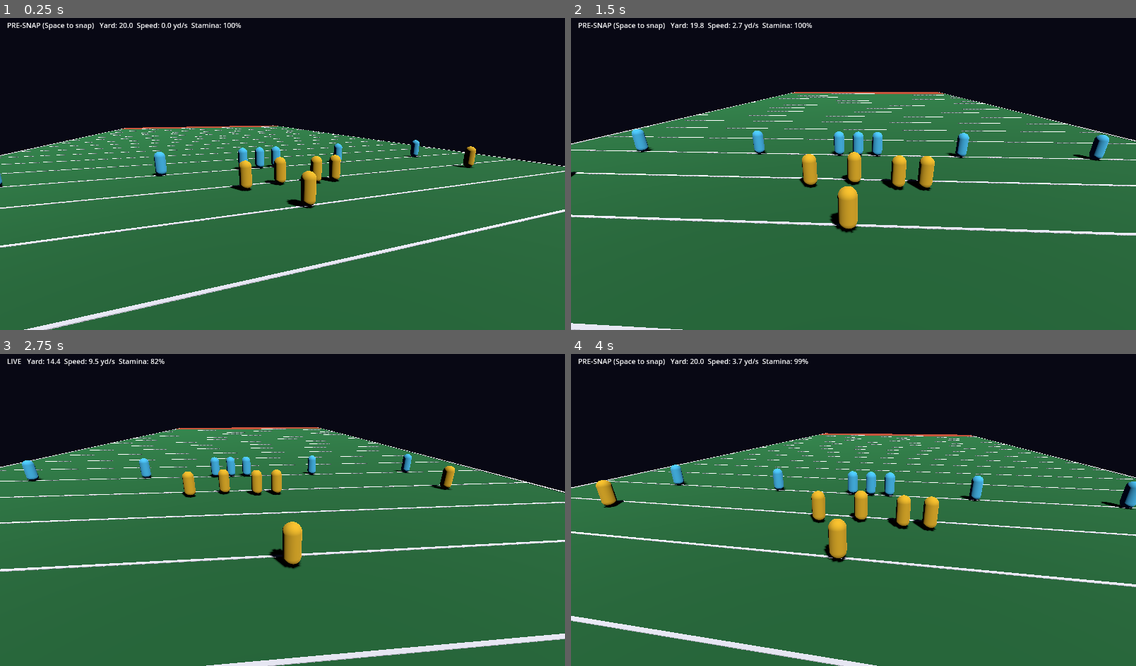
Above: before the commit, frames 1-4 (two rows, left to right).
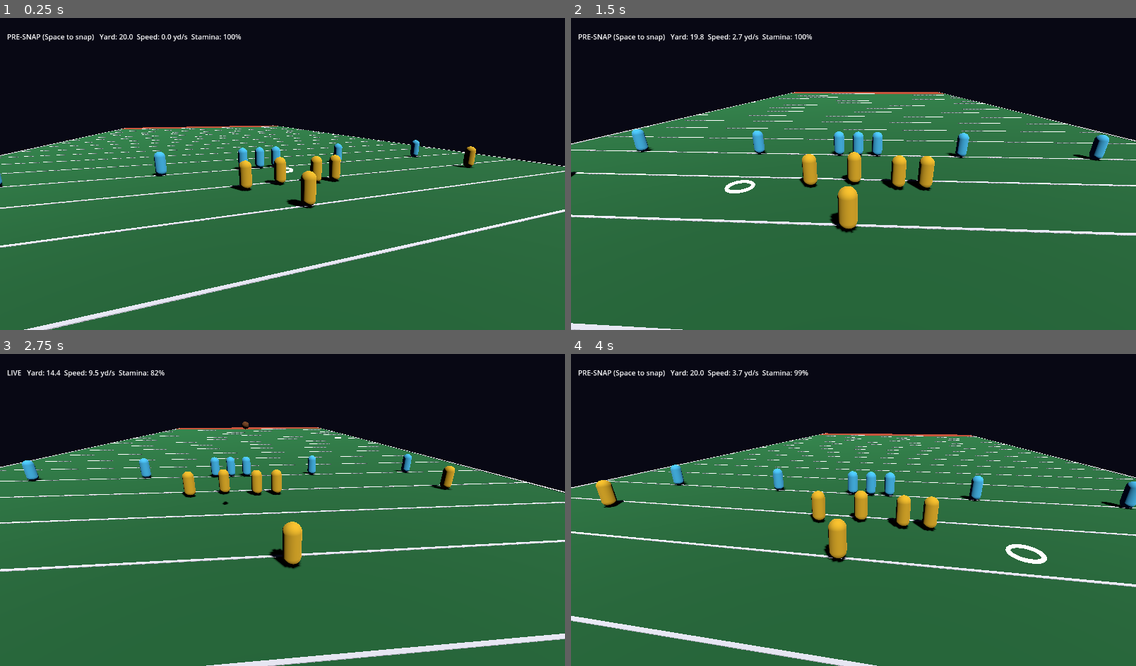
Above: after the commit, the same moments.

Repository: ZeratulAuditore/CraterBowl
Game: Godot game, scene res://scenes/main.tscn
The game is run twice, just before and just after one commit, with the same random seed, the same clock (stepped at 60 frames per second) and the same inputs.
Inputs (mouse positions are in pixels of both pictures, inside the frame that each line leads up to):
- Up to frame 1 (0.25 s): no input
- Up to frame 2 (1.5 s): tap Enter at 0.5 s; move the mouse to (977, 155) at 0.52 s; hold D 0.53-1.28 s; tap J at 0.6 s; click (977, 155) at 0.67 s; tap Space at 0.77, 1.07 s; tap R at 0.8, 1.35 s; move the mouse to (740, 186) at 1.27 s; hold S from 1.28 s (still down); click (740, 186) at 1.42 s
- Up to frame 3 (2.75 s): tap Space at 1.52, 1.82, 2.3 s; tap Shift at 1.55 s; move the mouse to (339, 438) at 2.02 s; release S at 2.03 s; hold D from 2.03 s (still down); hold Shift from 2.03 s (still down); click (339, 438) at 2.17 s
- Up to frame 4 (4 s): move the mouse to (825, 572) at 2.77 s; release D at 2.78 s; release Shift at 2.78 s; hold W 2.78-3.53 s; tap Space at 2.85, 3.02, 3.32, 3.77 s; click (825, 572) at 2.92 s; tap J at 3.05, 3.6 s; move the mouse to (1023, 553) at 3.52 s; hold A from 3.53 s (still down); click (1023, 553) at 3.67 s; tap R at 3.8 s

The runs differ from the first frame. In frame 1, 0.8% of the frame differs, in the area x 1-52%, y 1-50%; in frame 2, 0.9%; in frame 3, 0.5%; in frame 4, 0.9%, in the area x 1-85%, y 1-68%.

Commit message:
iter 003: A03 precision physics passing + scripted game-flow smoke
Co-Authored-By: Claude Opus 5.5 <noreply@anthropic.com>

Diff:
--- a/src/game/main.gd
+++ b/src/game/main.gd
@@ -5,6 +5,9 @@
 const World := preload("res://src/sim/world.gd")
 const Athlete := preload("res://src/sim/athlete.gd")
 const PlayerNode := preload("res://src/game/player.gd")
+const Passing := preload("res://src/sim/passing.gd")
+const T := preload("res://src/sim/tuning.gd")
+const ARC_DOTS := 24
 
 const TEAM_COLORS := [Color(0.95, 0.75, 0.15), Color(0.3, 0.8, 0.95)]
 
@@ -15,6 +18,11 @@
 var views: Array = []
 var player: Node3D  # view of the controlled athlete
 var ball_view: MeshInstance3D
+var reticle: MeshInstance3D
+var arc_dots: Array = []
+var charging := false
+var charge := 0.0
+var aim_point := Vector2(26, 45)
 var camera: Camera3D
 var hud: Label
 
@@ -25,6 +33,7 @@
 	_build_environment()
 	_build_field()
 	_spawn_teams()
+	_build_aim_visuals()
 	world.setup_formation(25.0)
 	for v in views:
 		v.sync()
@@ -67,6 +76,76 @@
 	ball_view.scale = Vector3(1, 1, 1.7)
 	add_child(ball_view)
 
+func _build_aim_visuals() -> void:
+	reticle = MeshInstance3D.new()
+	reticle.name = "Reticle"
+	var tm := TorusMesh.new()
+	tm.inner_radius = 0.6
+	tm.outer_radius = 0.8
+	var rm := StandardMaterial3D.new()
+	rm.albedo_color = Color(1, 1, 1, 0.8)
+	rm.shading_mode = BaseMaterial3D.SHADING_MODE_UNSHADED
+	tm.material = rm
+	reticle.mesh = tm
+	add_child(reticle)
+	var dm := StandardMaterial3D.new()
+	dm.albedo_color = Color(1, 0.9, 0.3)
+	dm.shading_mode = BaseMaterial3D.SHADING_MODE_UNSHADED
+	for i in ARC_DOTS:
+		var d := MeshInstance3D.new()
+		var sm := SphereMesh.new()
+		sm.radius = 0.08
+		sm.height = 0.16
+		sm.material = dm
+		d.mesh = sm
+		d.visible = false
+		add_child(d)
+		arc_dots.append(d)
+
+## Mouse ray onto the turf plane -> field coordinates.
+func _update_aim() -> void:
+	if camera == null or not is_inside_tree() or DisplayServer.get_name() == "headless":
+		return
+	var mp := get_viewport().get_mouse_position()
+	var origin := camera.project_ray_origin(mp)
+	var dir := camera.project_ray_normal(mp)
+	if absf(dir.y) < 0.0001:
+		return
+	var t := -origin.y / dir.y
+	if t > 0.0:
+		var hit := origin + dir * t
+		aim_point = Vector2(hit.x, -hit.z)
+
+func _update_arc() -> void:
+	var qb = world.get_athlete(controlled_id)
+	var show := charging and world.ball.is_held_by(controlled_id)
+	reticle.position = Vector3(aim_point.x, 0.05, -aim_point.y)
+	if not show:
+		for d in arc_dots:
+			d.visible = false
+		return
+	var from := Vector3(qb.position.x, qb.position.y, T.RELEASE_HEIGHT)
+	var v := Passing.solve_velocity(from, aim_point, charge)
+	v += Vector3(qb.velocity.x, qb.velocity.y, 0) * T.THROW_INHERIT
+	var tf := Passing.time_to_height(v, from.z, 0.0)
+	for i in ARC_DOTS:
+		var t := tf * float(i + 1) / ARC_DOTS
+		var p := from + v * t + Vector3(0, 0, -0.5 * T.GRAVITY * t * t)
+		arc_dots[i].position = Vector3(p.x, p.z, -p.y)
+		arc_dots[i].visible = true
+
+func _set_charging(on: bool) -> void:
+	if on and world.ball.is_held_by(controlled_id) and not charging:
+		charging = true
+		charge = 0.0
+	elif not on and charging:
+		charging = false
+		world.throw(controlled_id, aim_point, charge)
+
+func _unhandled_input(e: InputEvent) -> void:
+	if e is InputEventMouseButton and e.button_index == MOUSE_BUTTON_LEFT:
+		_set_charging(e.pressed)
+
 func read_input() -> Vector2:
 	var v := Vector2.ZERO
 	if Input.is_key_pressed(KEY_W): v.y += 1
@@ -75,19 +154,29 @@
 	if Input.is_key_pressed(KEY_A): v.x -= 1
 	return v
 
+func _input(e: InputEvent) -> void:
+	if e is InputEventKey and not e.pressed and e.keycode == KEY_J:
+		_set_charging(false)
+
 func _unhandled_key_input(e: InputEvent) -> void:
 	if e is InputEventKey and e.pressed and not e.echo:
 		if e.keycode == KEY_SPACE:
 			world.snap()
+		elif e.keycode == KEY_J:
+			_set_charging(true)
 		elif e.keycode == KEY_R:
 			world.setup_formation(world.los_y)
 
 func _physics_process(delta: float) -> void:
+	if charging:
+		charge = minf(1.0, charge + delta / T.THROW_CHARGE_TIME)
 	world.step({controlled_id: {"dir": read_input(), "sprint": Input.is_key_pressed(KEY_SHIFT)}}, delta)
 	for v in views:
 		v.sync()
 	var b = world.ball.position
 	ball_view.position = Vector3(b.x, b.z, -b.y)
+	_update_aim()
+	_update_arc()
 
 func _process(delta: float) -> void:
 	var target := player.global_position
@@ -96,7 +185,8 @@
 	camera.look_at(target + Vector3(0, 1, -4))
 	var m = player.athlete
 	var phase_name: String = ["PRE-SNAP (Space to snap)", "LIVE", "DEAD (R to reset)"][world.phase]
-	hud.text = "%s   Yard: %.1f  Speed: %.1f yd/s  Stamina: %d%%%s" % [
+	var charge_txt := ("   THROW %d%%" % int(charge * 100)) if charging else ""
+	hud.text = charge_txt + "\n" + "%s   Yard: %.1f  Speed: %.1f yd/s  Stamina: %d%%%s" % [
 		phase_name, m.position.y, m.speed(), int(m.stamina * 100), "  (WINDED)" if m.sprint_locked else ""]
 
 func _build_environment() -> void:
--- /dev/null
+++ b/src/sim/passing.gd
@@ -0,0 +1,58 @@
+extends RefCounted
+## Ballistic pass solver. Sim space: (x, y) field, z height. Units yards/s.
+
+const T := preload("res://src/sim/tuning.gd")
+
+static func speed_for_power(power: float) -> float:
+	return lerpf(T.THROW_SPEED_MIN, T.THROW_SPEED_MAX, clampf(power, 0.0, 1.0))
+
+## Horizontal distance at which a ball launched at (speed, angle) from h0
+## descends through height h1. Returns -1 if it never reaches h1 descending.
+static func range_at(speed: float, angle: float, h0: float, h1: float) -> float:
+	var vz := speed * sin(angle)
+	var vh := speed * cos(angle)
+	var g := T.GRAVITY
+	# h0 + vz t - g t^2 / 2 = h1  -> g/2 t^2 - vz t + (h1 - h0) = 0
+	var disc := vz * vz - 2.0 * g * (h1 - h0)
+	if disc < 0.0:
+		return -1.0
+	var t := (vz + sqrt(disc)) / g
+	return vh * t
+
+## Initial 3D velocity to send the ball from `from` (z = release height) so it
+## crosses `target` at catch height. Uses the flattest angle; if out of range,
+## throws at 45 degrees (falls short).
+static func solve_velocity(from: Vector3, target: Vector2, power: float) -> Vector3:
+	var s := speed_for_power(power)
+	var flat := Vector2(target.x - from.x, target.y - from.y)
+	var d := flat.length()
+	var dir := flat.normalized() if d > 0.001 else Vector2(0, 1)
+	var lo := deg_to_rad(-10.0)
+	var hi := deg_to_rad(45.0)
+	var angle := hi
+	if range_at(s, hi, from.z, T.CATCH_HEIGHT) >= d:
+		for i in 40:
+			var mid := (lo + hi) * 0.5
+			if range_at(s, mid, from.z, T.CATCH_HEIGHT) < d:
+				lo = mid
+			else:
+				hi = mid
+		angle = hi
+	var vh := s * cos(angle)
+	return Vector3(dir.x * vh, dir.y * vh, s * sin(angle))
+
+## Time for a ball with velocity v from height h0 to descend to h1.
+static func time_to_height(v: Vector3, h0: float, h1: float) -> float:
+	var disc := v.z * v.z - 2.0 * T.GRAVITY * (h1 - h0)
+	if disc < 0.0:
+		return 0.0
+	return (v.z + sqrt(disc)) / T.GRAVITY
+
+## Predict where a receiver moving at constant velocity will be when the ball arrives.
+static func lead_target(from: Vector3, rx_pos: Vector2, rx_vel: Vector2, power: float) -> Vector2:
+	var target := rx_pos
+	for i in 6:
+		var v := solve_velocity(from, target, power)
+		var t := time_to_height(v, from.z, T.CATCH_HEIGHT)
+		target = rx_pos + rx_vel * t
+	return target
--- a/src/sim/tuning.gd
+++ b/src/sim/tuning.gd
@@ -21,3 +21,12 @@
 # Ball
 const SNAP_TIME := 0.35        # seconds for snap flight C -> QB
 const BALL_CARRY_HEIGHT := 1.1 # yards above turf when held
+
+# Passing
+const GRAVITY := 10.73          # yd/s^2
+const RELEASE_HEIGHT := 2.0
+const CATCH_HEIGHT := 1.1
+const THROW_SPEED_MIN := 12.0
+const THROW_SPEED_MAX := 30.0
+const THROW_INHERIT := 0.3      # fraction of thrower velocity added to ball
+const THROW_CHARGE_TIME := 0.9  # seconds to full power
--- a/src/sim/world.gd
+++ b/src/sim/world.gd
@@ -7,6 +7,7 @@
 const Field := preload("res://src/sim/field.gd")
 const Athlete := preload("res://src/sim/athlete.gd")
 const Ball := preload("res://src/sim/ball.gd")
+const Passing := preload("res://src/sim/passing.gd")
 
 enum Phase { PRESNAP, LIVE, DEAD }
 
@@ -21,6 +22,8 @@
 var _snap_t := 0.0
 var _snap_from := Vector3.ZERO
 var _snap_to_id := -1
+var forward_pass_thrown := false
+var last_thrower_id := -1
 
 func add_athlete(team: int, role: int, pos: Vector2) -> Athlete:
 	var a := Athlete.new(athletes.size(), team, role, pos, field)
@@ -55,6 +58,9 @@
 		qb.position = Vector2(cx, los - 5.0)
 	if c:
 		ball.hold(c.id)
+	forward_pass_thrown = false
+	last_thrower_id = -1
+	_snap_to_id = -1
 	phase = Phase.PRESNAP
 	_sync_ball()
 
@@ -74,6 +80,25 @@
 	event.emit("snap", {"qb": qb.id})
 	return true
 
+## Throw from the holder toward target (field plane) with power 0..1.
+func throw(id: int, target: Vector2, power: float) -> bool:
+	var a := get_athlete(id)
+	if a == null or phase != Phase.LIVE or not ball.is_held_by(id):
+		return false
+	if forward_pass_thrown or a.position.y > los_y:
+		return false
+	var from := Vector3(a.position.x, a.position.y, T.RELEASE_HEIGHT)
+	var v := Passing.solve_velocity(from, target, power)
+	v += Vector3(a.velocity.x, a.velocity.y, 0.0) * T.THROW_INHERIT
+	ball.state = Ball.State.IN_FLIGHT
+	ball.holder_id = -1
+	ball.position = from
+	ball.velocity = v
+	forward_pass_thrown = true
+	last_thrower_id = id
+	event.emit("throw", {"by": id, "target": target, "power": power})
+	return true
+
 func step(inputs: Dictionary, dt: float) -> void:
 	for a in athletes:
 		var inp: Dictionary = inputs.get(a.id, {})
@@ -81,7 +106,20 @@
 		if phase == Phase.PRESNAP:
 			_enforce_neutral_zone(a)
 	_step_snap(dt)
+	_step_flight(dt)
 	_sync_ball()
+
+func _step_flight(dt: float) -> void:
+	if ball.state != Ball.State.IN_FLIGHT or _snap_to_id >= 0:
+		return
+	ball.velocity.z -= T.GRAVITY * dt
+	ball.position += ball.velocity * dt
+	if ball.position.z <= 0.0:
+		ball.position.z = 0.0
+		ball.velocity = Vector3.ZERO
+		ball.state = Ball.State.DEAD
+		phase = Phase.DEAD
+		event.emit("incomplete", {"at": Vector2(ball.position.x, ball.position.y)})
 
 func _enforce_neutral_zone(a: Athlete) -> void:
 	if a.team == offense_team:
--- /dev/null
+++ b/tests/game_flow.gd
@@ -0,0 +1,37 @@
+extends SceneTree
+## Scripted end-to-end flow through the real main scene (presentation glue).
+## Each step: [physics frame @60Hz, callable]. Exits 1 on failed check.
+
+var main
+var frame := 0
+var ok := true
+var steps: Array = []
+
+func check(cond: bool, msg: String) -> void:
+	print(("  FLOW OK   " if cond else "  FLOW FAIL ") + msg)
+	if not cond:
+		ok = false
+
+func _initialize() -> void:
+	main = load("res://scenes/main.tscn").instantiate()
+	root.add_child(main)
+	steps = [
+		[5, func(): check(main.world.phase == main.World.Phase.PRESNAP, "starts presnap")],
+		[6, func(): check(main.world.snap(), "snap")],
+		[40, func(): check(main.world.ball.is_held_by(main.controlled_id), "QB has ball")],
+		[41, func(): main.aim_point = Vector2(40, 45); main._set_charging(true)],
+		[80, func(): check(main.charge > 0.3, "charge builds (%.2f)" % main.charge); check(main.arc_dots[0].visible, "arc preview shown")],
+		[81, func(): main._set_charging(false)],
+		[82, func(): check(main.world.forward_pass_thrown, "pass thrown")],
+		[400, func(): check(main.world.phase == main.World.Phase.DEAD, "incomplete ends play")],
+	]
+
+func _physics_process(_dt: float) -> bool:
+	frame += 1
+	for s in steps:
+		if s[0] == frame:
+			s[1].call()
+	if frame > steps[-1][0]:
+		print("GAME FLOW " + ("PASS" if ok else "FAIL"))
+		quit(0 if ok else 1)
+	return false
--- /dev/null
+++ b/tests/test_passing.gd
@@ -0,0 +1,109 @@
+extends "res://tests/test_case.gd"
+
+const World := preload("res://src/sim/world.gd")
+const Athlete := preload("res://src/sim/athlete.gd")
+const Ball := preload("res://src/sim/ball.gd")
+const Passing := preload("res://src/sim/passing.gd")
+const T := preload("res://src/sim/tuning.gd")
+const DT := 1.0 / 120.0
+
+var events: Array = []
+
+func _world() -> World:
+	var w := World.new()
+	w.add_athlete(0, Athlete.Role.C, Vector2(26, 20))
+	w.add_athlete(0, Athlete.Role.QB, Vector2(26, 15))
+	w.setup_formation(25.0)
+	w.event.connect(func(n, d): events.append(n))
+	w.snap()
+	_run(w, {}, 0.5)
+	return w
+
+func _run(w, inputs: Dictionary, seconds: float) -> void:
+	for i in int(round(seconds / DT)):
+		w.step(inputs, DT)
+
+## Simulate ball until it descends through catch height; return xy there.
+func _crossing(w) -> Vector2:
+	var prev: Vector3 = w.ball.position
+	for i in 2000:
+		w.step({}, DT)
+		var p: Vector3 = w.ball.position
+		if w.ball.velocity.z < 0 and p.z <= T.CATCH_HEIGHT and prev.z > T.CATCH_HEIGHT:
+			return Vector2(p.x, p.y)
+		prev = p
+	return Vector2(INF, INF)
+
+func test_stationary_throw_hits_target() -> void:
+	var w := _world()
+	var qb := w.find_role(0, Athlete.Role.QB)
+	var target := Vector2(40, 45)
+	assert_true(w.throw(qb.id, target, 0.8), "throw accepted")
+	var hit := _crossing(w)
+	assert_true(hit.distance_to(target) < 0.5, "within 0.5yd, got %s" % str(hit))
+
+func test_weak_throw_falls_short() -> void:
+	var w := _world()
+	var qb := w.find_role(0, Athlete.Role.QB)
+	var target := Vector2(qb.position.x, qb.position.y + 60.0)
+	w.throw(qb.id, target, 0.0)
+	_run(w, {}, 5.0)
+	assert_eq(w.phase, World.Phase.DEAD, "ball landed")
+	assert_true(w.ball.position.y < target.y - 20.0, "fell well short")
+
+func test_more_power_is_faster() -> void:
+	var from := Vector3(26, 20, T.RELEASE_HEIGHT)
+	var tgt := Vector2(26, 40)
+	var t_lo := Passing.time_to_height(Passing.solve_velocity(from, tgt, 0.4), from.z, T.CATCH_HEIGHT)
+	var t_hi := Passing.time_to_height(Passing.solve_velocity(from, tgt, 1.0), from.z, T.CATCH_HEIGHT)
+	assert_true(t_hi < t_lo, "power 1.0 flight %f < 0.4 flight %f" % [t_hi, t_lo])
+
+func test_throw_on_run_offsets() -> void:
+	var w := _world()
+	var qb := w.find_role(0, Athlete.Role.QB)
+	_run(w, {qb.id: {"dir": Vector2(1, 0)}}, 1.0)  # running right
+	var target := Vector2(qb.position.x, qb.position.y + 20.0)
+	w.throw(qb.id, target, 0.8)
+	var hit := _crossing(w)
+	assert_true(hit.x > target.x + 1.0, "drifts with QB motion: %s vs %s" % [str(hit), str(target)])
+
+func test_throw_rejections() -> void:
+	var w := World.new()
+	var c := w.add_athlete(0, Athlete.Role.C, Vector2(26, 20))
+	var qb := w.add_athlete(0, Athlete.Role.QB, Vector2(26, 15))
+	w.setup_formation(25.0)
+	assert_true(not w.throw(c.id, Vector2(26, 40), 1.0), "no throw presnap")
+	w.snap()
+	_run(w, {}, 0.5)
+	assert_true(not w.throw(c.id, Vector2(26, 40), 1.0), "non-holder can't throw")
+	_run(w, {qb.id: {"dir": Vector2(0, 1), "sprint": true}}, 2.0)
+	assert_true(qb.position.y > w.los_y, "QB past LOS")
+	assert_true(not w.throw(qb.id, Vector2(26, 60), 1.0), "no throw past LOS")
+
+func test_one_forward_pass() -> void:
+	var w := _world()
+	var qb := w.find_role(0, Athlete.Role.QB)
+	assert_true(w.throw(qb.id, Vector2(26, 30), 0.5))
+	w.ball.hold(qb.id)  # simulate ball coming back
+	assert_true(not w.throw(qb.id, Vector2(26, 30), 0.5), "second forward pass rejected")
+
+func test_ground_is_incomplete() -> void:
+	events.clear()
+	var w := _world()
+	var qb := w.find_role(0, Athlete.Role.QB)
+	w.throw(qb.id, Vector2(26, 35), 0.6)
+	_run(w, {}, 6.0)
+	assert_eq(w.phase, World.Phase.DEAD, "dead")
+	assert_eq(w.ball.state, Ball.State.DEAD, "ball dead")
+	assert_true(events.has("incomplete"), "incomplete event")
+
+func test_lead_target_hits_moving_receiver() -> void:
+	var from := Vector3(26, 20, T.RELEASE_HEIGHT)
+	var rx := Vector2(10, 30)
+	var vel := Vector2(0, 8)
+	var tgt := Passing.lead_target(from, rx, vel, 0.8)
+	var v := Passing.solve_velocity(from, tgt, 0.8)
+	var t := Passing.time_to_height(v, from.z, T.CATCH_HEIGHT)
+	var rx_at := rx + vel * t
+	var ball_at := Vector2(from.x, from.y) + Vector2(v.x, v.y) * t
+	assert_true(rx_at.distance_to(ball_at) < 1.0, "lead within 1yd: %f" % rx_at.distance_to(ball_at))
Not shown, changed: FEATURES.md
Not shown, changed: ITERATIONS.md
Not shown, changed: LOOP.md
Not shown, added: docs/iterations/003-precision-passing.md
Not shown, changed: scripts/smoke.sh
